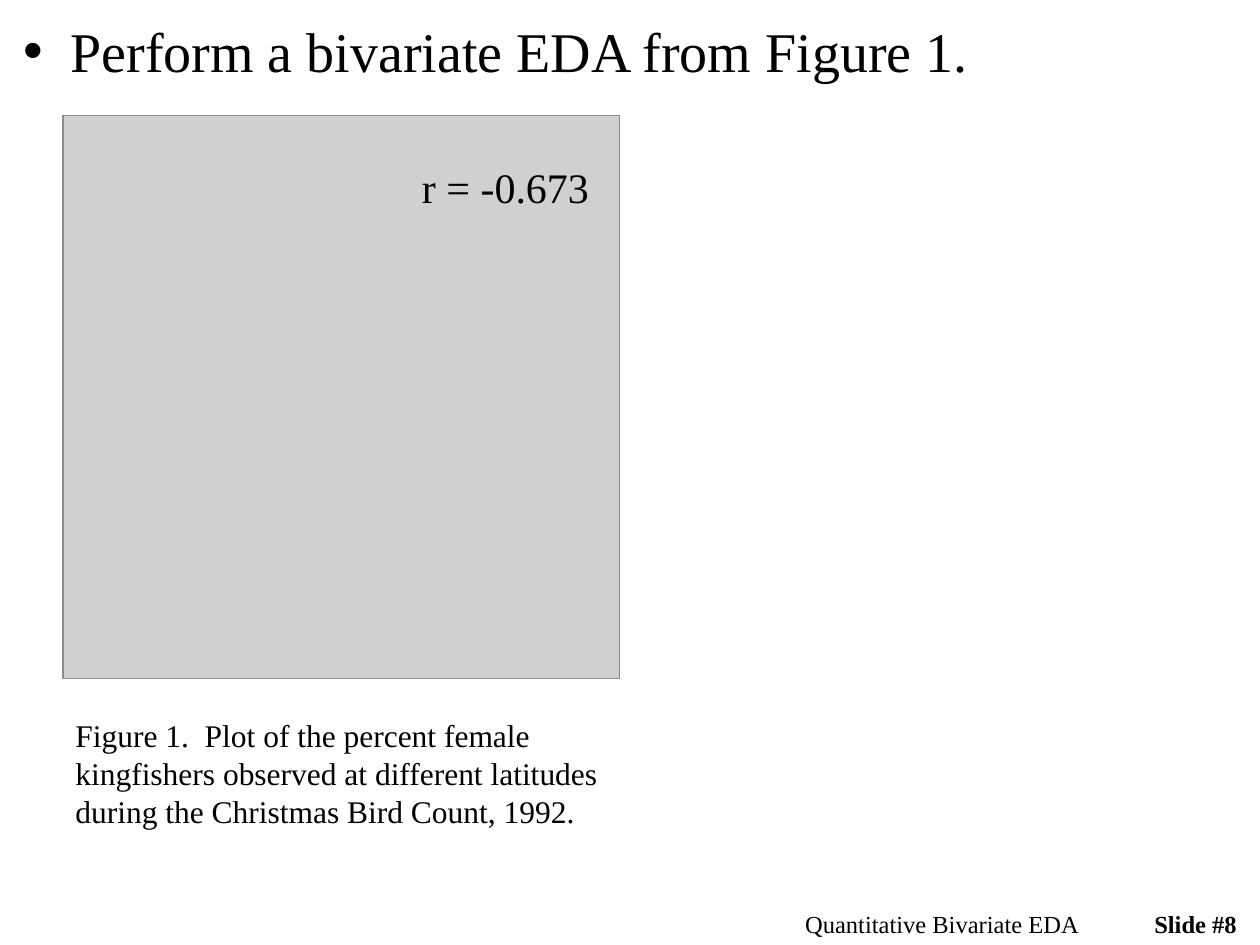
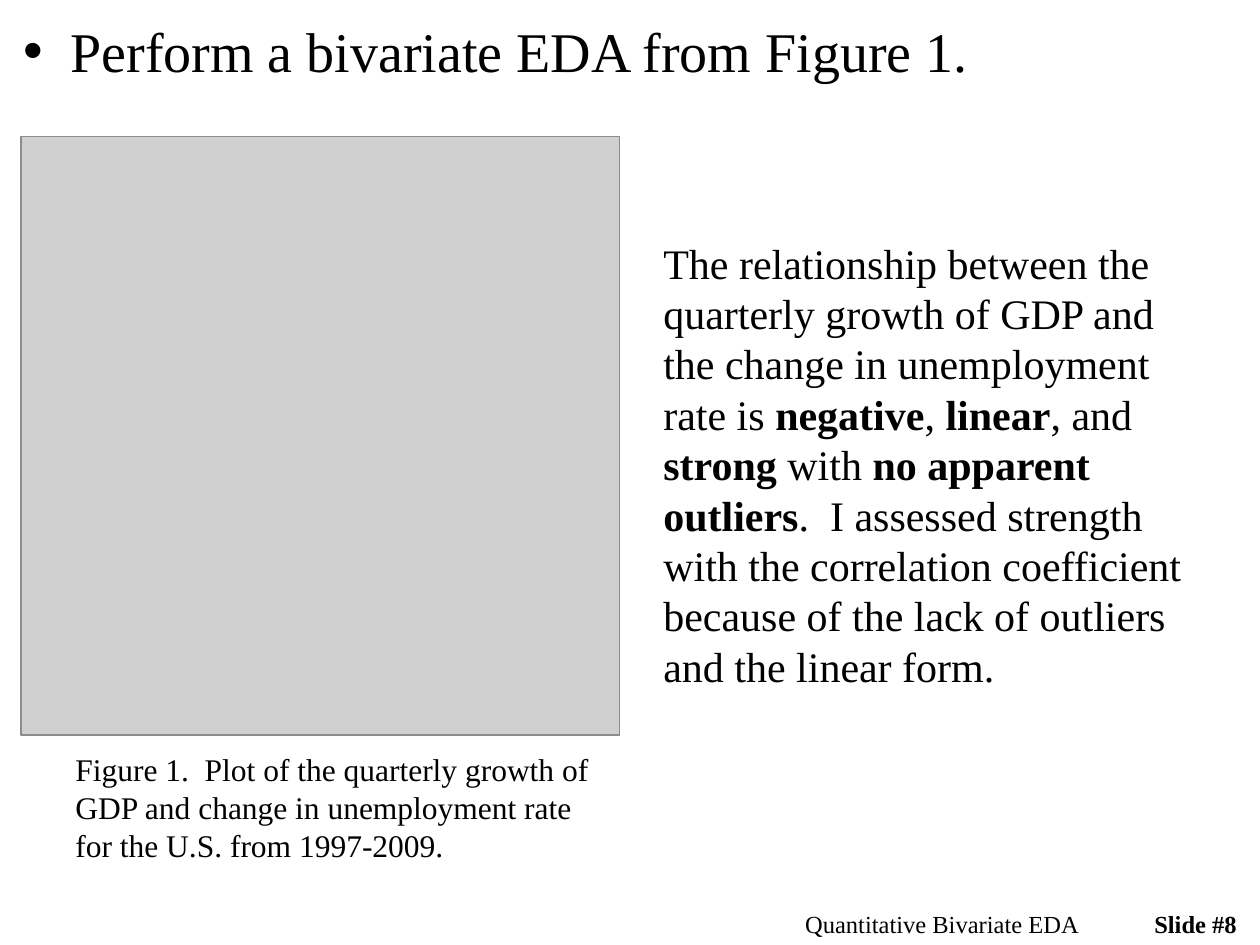
Before and after one commit to droglenc/NCMTH107, a slide deck: slide 8 of modules/BivEDA_Quantitative/PPT.pptx. Drawn at 1260x945 pixels with LibreOffice and Linux fonts; fonts in the diff are those of the drawing; grey boxes stand for pictures. Boxes give left, top, right and bottom in pixels: in the first picture for what was removed or moved away, otherwise in the second. Text is boxed around its words. In the diff, an @@ line names an element or a change of style, - is before the commit and + after.

```diff
--- a/modules/BivEDA_Quantitative/PPT.pptx
+++ b/modules/BivEDA_Quantitative/PPT.pptx
@@ picture: place and size @@
-picture at bbox=[63, 116, 620, 679]
+picture at bbox=[21, 136, 620, 735]
@@ text removed at bbox=[422, 175, 589, 204] @@
-r = -0.673
@@ text added at bbox=[663, 250, 1181, 683], 24 pt, text #000000 @@
+The relationship between the quarterly growth of GDP and the change in unemployment rate is negative, linear, and strong with no apparent outliers. I assessed strength with the correlation coefficient because of the lack of outliers and the linear form.
@@ text at bbox=[75, 759, 588, 858]: text changed @@
-Figure 1. Plot of the percent female kingfishers observed at different latitudes during the Christmas Bird Count, 1992.
+Figure 1. Plot of the quarterly growth of GDP and change in unemployment rate for the U.S. from 1997-2009.
```
Also in this commit, not shown: 3 other slides changed, 3 other files.
